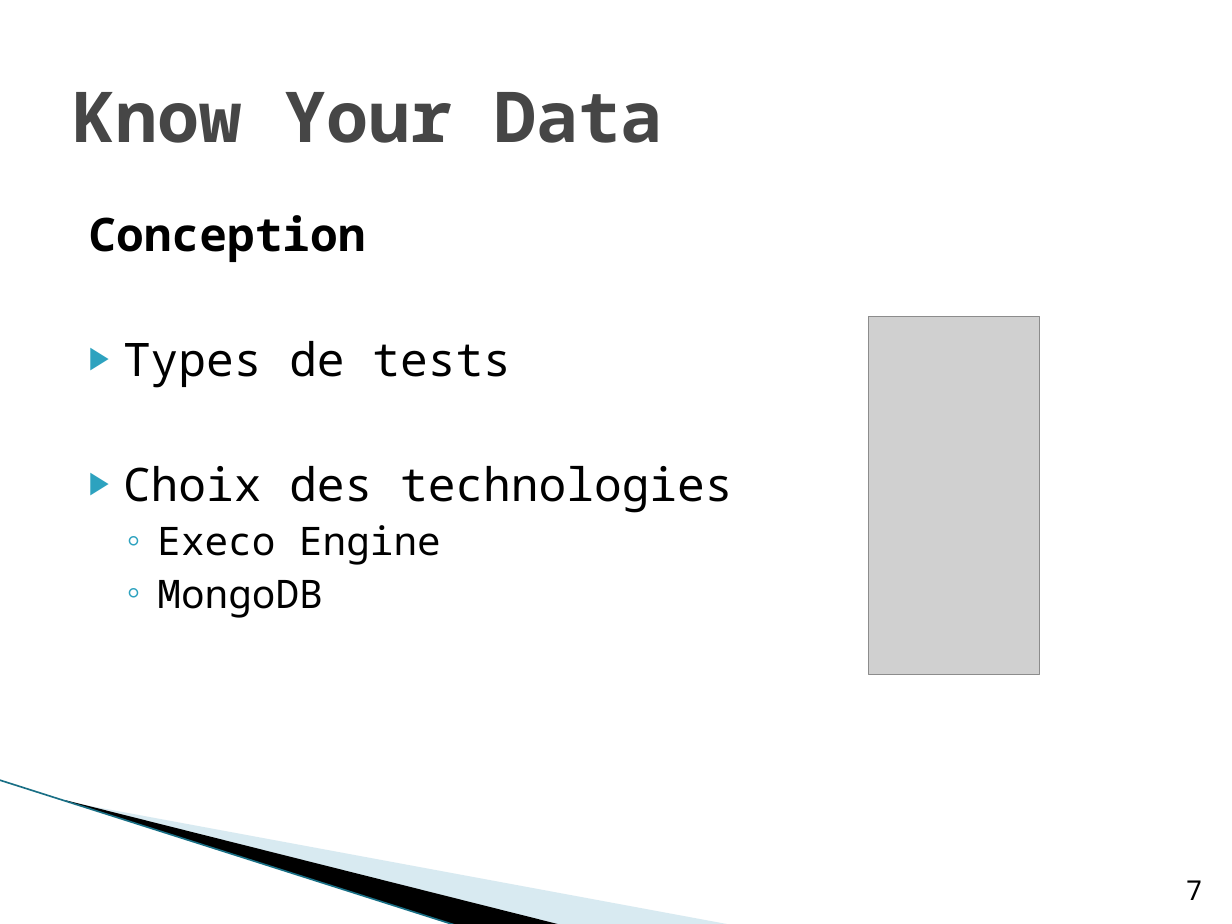
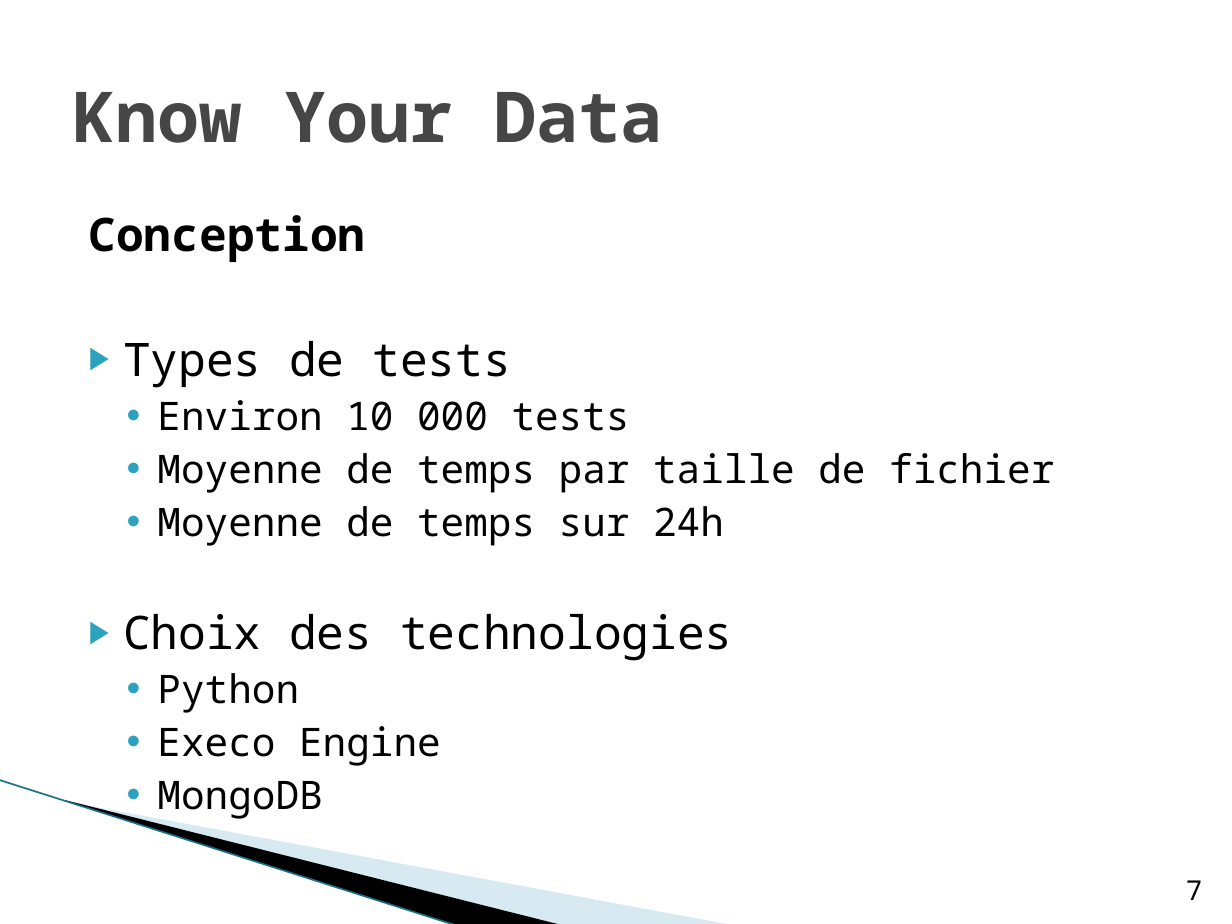
Before and after one commit to hyptos/kyd, a slide deck: slide 7 of docs/TER.pptx. Drawn at 1232x924 pixels with LibreOffice and Linux fonts; fonts in the diff are those of the drawing; grey boxes stand for pictures; background and template pictures are left out. Boxes give left, top, right and bottom in pixels: in the first picture for what was removed or moved away, otherwise in the second. Text is boxed around its words. In the diff, an @@ line names an element or a change of style, - is before the commit and + after.

```diff
--- a/docs/TER.pptx
+++ b/docs/TER.pptx
@@ picture removed at (x1=869, y1=317, x2=1040, y2=674) @@
@@ text at (x1=157, y1=400, x2=1054, y2=546): paragraphs added @@
+  • Environ 10 000 tests
+  • Moyenne de temps par taille de fichier
+  • Moyenne de temps sur 24h
@@ text at (x1=157, y1=673, x2=299, y2=713): paragraph added @@
+  • Python
@@ text at (x1=157, y1=726, x2=441, y2=819): bullet ◦ to • @@
```
Also in this commit, not shown: 11 other slides changed, 1 slide added, 3 slides removed.
